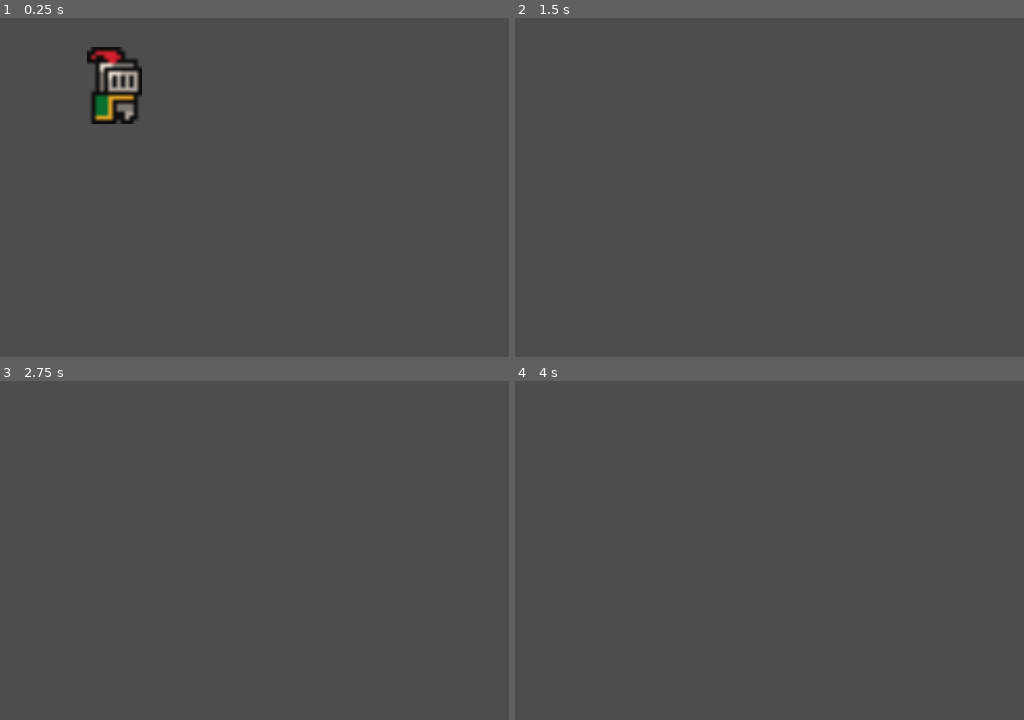
Above: before the commit, frames 1-4 (two rows, left to right).
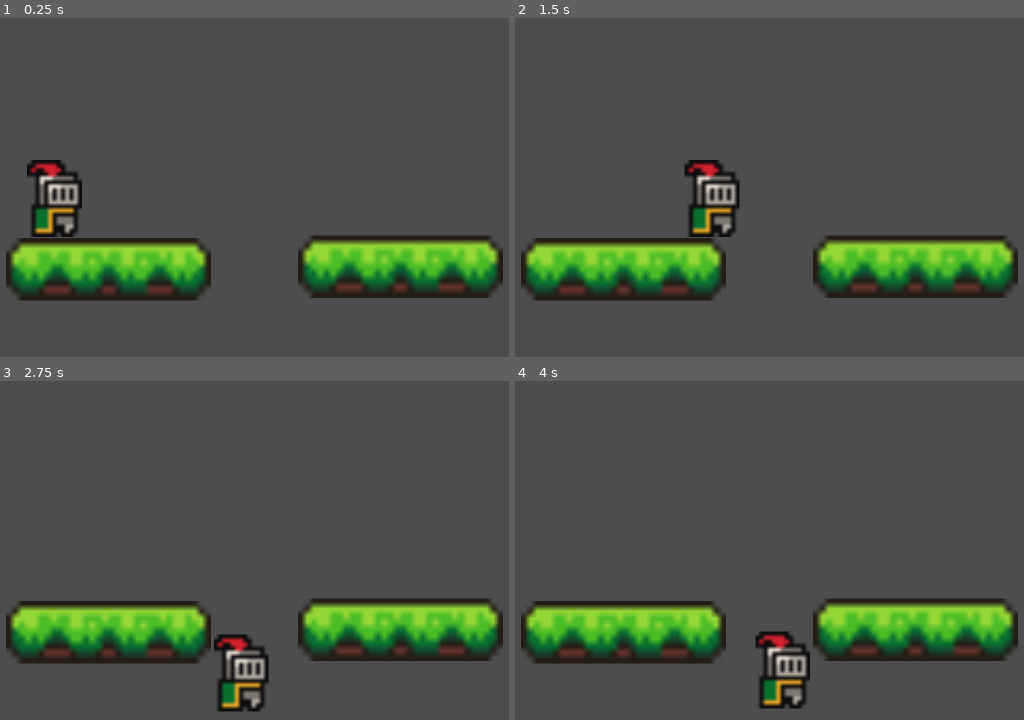
Above: after the commit, the same moments.

Repository: cappleby1/Godot_Game
Game: Godot game, scene res://Main.tscn
Same seed, same stepped clock (60 frames per second), same inputs: the game is played once before the commit and once after it.
Inputs:
- Up to frame 1 (0.25 s): no input
- Up to frame 2 (1.5 s): tap Enter at 0.5 s; hold Up (move_up) 0.53-1.28 s; hold Right (move_right) from 0.53 s (still down); tap Up (move_up) at 1.35 s
- Up to frame 3 (2.75 s): tap Up (move_up) at 1.52, 1.82 s; release Right (move_right) at 2.03 s; hold Left (move_left) from 2.03 s (still down); hold Up (move_up) from 2.03 s (still down)
- Up to frame 4 (4 s): release Left (move_left) at 2.78 s; release Up (move_up) at 2.78 s; hold Right (move_right) from 2.78 s (still down); tap Up (move_up) at 2.85, 3.02, 3.32 s; tap Space at 3.5 s; hold Up (move_up) from 3.53 s (still down)

The runs differ from the first frame. In frame 1, 18% of the frame differs, in the area x 1-99%, y 8-84%; in frame 2, 16%; in frame 3, 16%; in frame 4, 16%.

Commit message:
Character movement & platforms

Diff:
--- a/godot_project/Main.tscn
+++ b/godot_project/Main.tscn
@@ -1,17 +1,21 @@
-[gd_scene load_steps=4 format=3 uid="uid://dn5af27xuee1y"]
+[gd_scene load_steps=6 format=3 uid="uid://dn5af27xuee1y"]
 
 [ext_resource type="Texture2D" uid="uid://lko75usnhcx" path="res://sprites/knight1.png" id="1_y2p8y"]
 [ext_resource type="Script" path="res://scripts/PlayerMovement.gd" id="2_awx6g"]
+[ext_resource type="Texture2D" uid="uid://0vf6uxb6og0c" path="res://sprites/platform1.png" id="3_i61r3"]
 
 [sub_resource type="CapsuleShape2D" id="CapsuleShape2D_m8hfe"]
 radius = 5.8309
 height = 15.7538
 
+[sub_resource type="RectangleShape2D" id="RectangleShape2D_rsyrx"]
+size = Vector2(409, 122)
+
 [node name="Node2D" type="Node2D"]
 position = Vector2(41, 530)
 
 [node name="CharacterBody2D" type="CharacterBody2D" parent="."]
-position = Vector2(241, -349)
+position = Vector2(121, -128)
 scale = Vector2(10.4615, 10.0293)
 script = ExtResource("2_awx6g")
 
@@ -23,3 +27,31 @@
 [node name="CollisionShape2D" type="CollisionShape2D" parent="CharacterBody2D"]
 position = Vector2(-3.25001, -4.58656)
 shape = SubResource("CapsuleShape2D_m8hfe")
+
+[node name="Platforms" type="Node" parent="."]
+
+[node name="Platform1" type="RigidBody2D" parent="Platforms"]
+position = Vector2(41, 530)
+gravity_scale = 0.0
+
+[node name="Sprite2D" type="Sprite2D" parent="Platforms/Platform1"]
+position = Vector2(194, -27.625)
+scale = Vector2(12.8125, 13.9167)
+texture = ExtResource("3_i61r3")
+
+[node name="CollisionShape2D" type="CollisionShape2D" parent="Platforms/Platform1"]
+position = Vector2(194.5, -29)
+shape = SubResource("RectangleShape2D_rsyrx")
+
+[node name="Platform2" type="RigidBody2D" parent="Platforms"]
+position = Vector2(625, 525)
+gravity_scale = 0.0
+
+[node name="Sprite2D" type="Sprite2D" parent="Platforms/Platform2"]
+position = Vector2(194, -27.625)
+scale = Vector2(12.8125, 13.9167)
+texture = ExtResource("3_i61r3")
+
+[node name="CollisionShape2D" type="CollisionShape2D" parent="Platforms/Platform2"]
+position = Vector2(194.5, -29)
+shape = SubResource("RectangleShape2D_rsyrx")
--- a/godot_project/scripts/PlayerMovement.gd
+++ b/godot_project/scripts/PlayerMovement.gd
@@ -1,11 +1,19 @@
 extends CharacterBody2D
 
-@export var speed = 400
-
-func get_input():
-	var input_direction = Input.get_vector("move_left", "move_right", "move_up", "move_down")
-	velocity = input_direction * speed
+const GRAVITY = 300.0
+const WALK_SPEED = 300.0
+const JUMP_SPEED = 200.0
 
 func _physics_process(delta):
-	get_input()
+	velocity.y += delta * GRAVITY
+
+	if Input.is_action_pressed("move_left"):
+		velocity.x =- WALK_SPEED
+	elif Input.is_action_pressed("move_right"):
+		velocity.x =+ WALK_SPEED
+	elif Input.is_action_pressed("move_up") and is_on_floor():
+		velocity.y =- JUMP_SPEED
+	else:
+		velocity.x = 0
+
 	move_and_slide()
